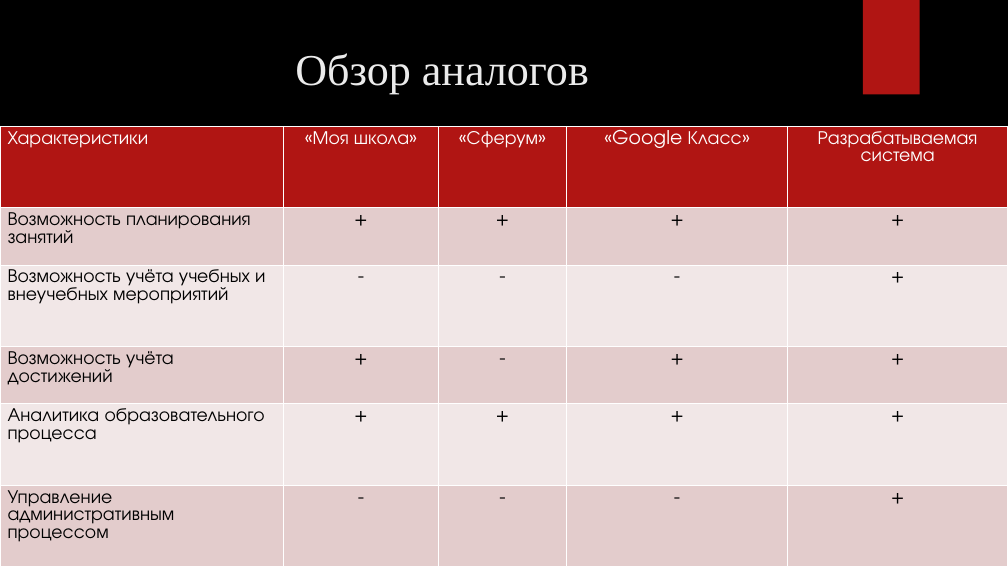
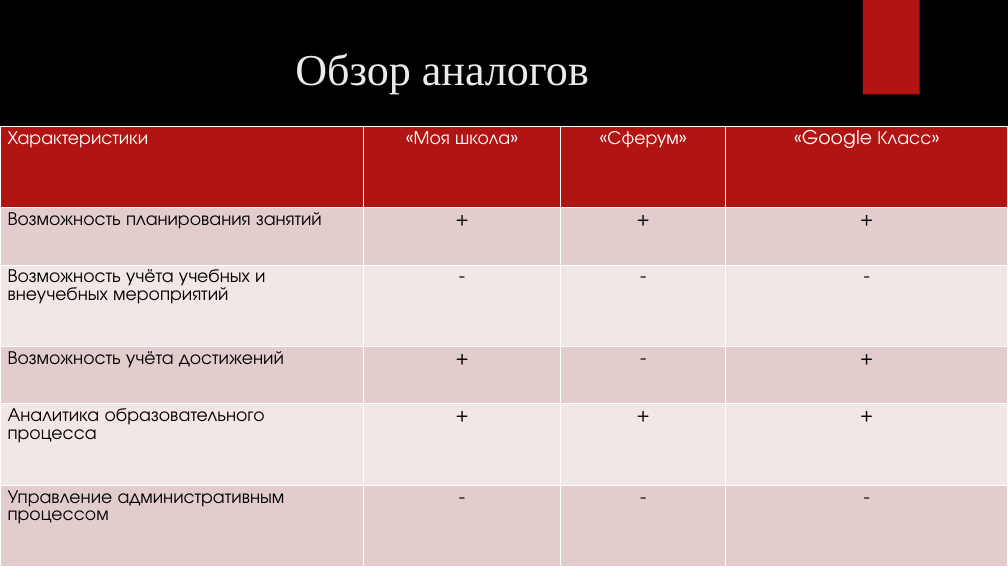
Before and after one commit to RAdKuzur/ASTU, a slide deck: slide 12 of Дипломная работа/Презентация Курсовая.pptx. Drawn at 1008x567 pixels with LibreOffice and Linux fonts; fonts in the diff are those of the drawing; background and template pictures are left out. Boxes give left, top, right and bottom in pixels: in the first picture for what was removed or moved away, otherwise in the second. Text is boxed around its words. In the diff, an @@ line names an element or a change of style, - is before the commit and + after.

```diff
--- a/Дипломная работа/Презентация Курсовая.pptx
+++ b/Дипломная работа/Презентация Курсовая.pptx
@@ table at (x1=0, y1=126, x2=1008, y2=567) @@
-column 5: Разрабатываемая система | + | + | + | + | +
```
Also in this commit, not shown: 1 other file.
